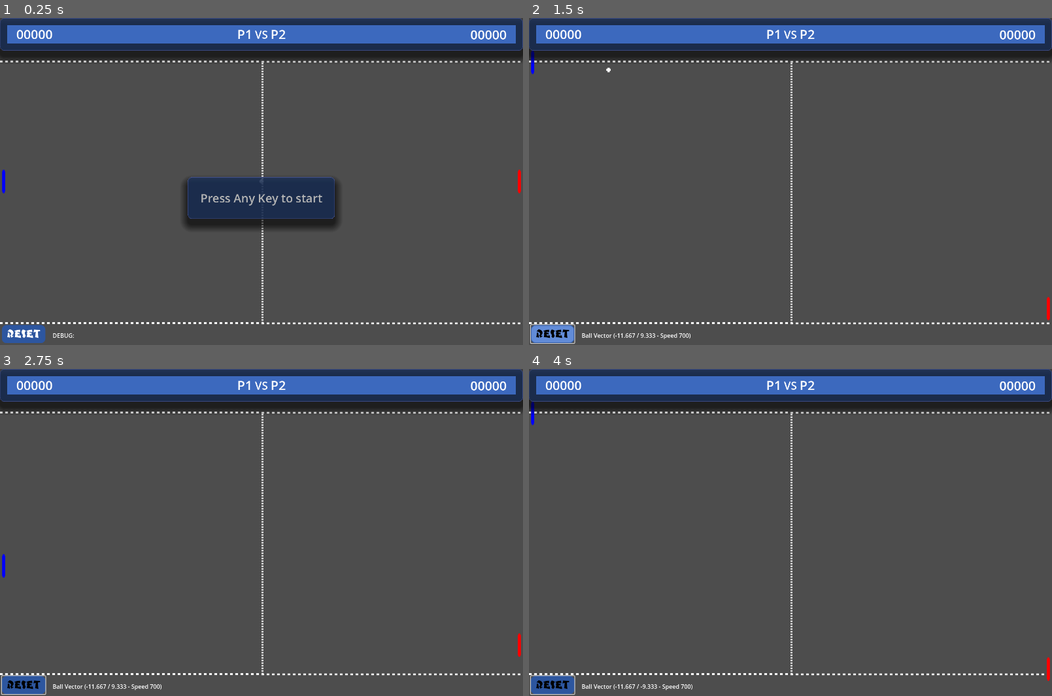
Above: before the commit, frames 1-4 (two rows, left to right).
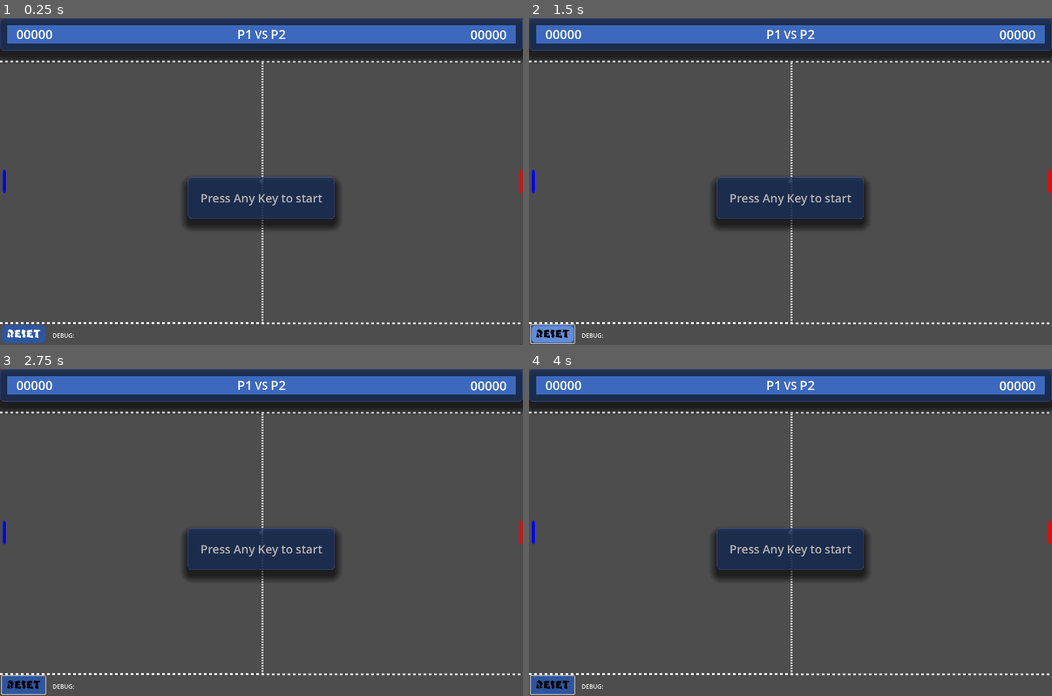
Above: after the commit, the same moments.

Repository: Fox-Alpha/Pong_Godot_4_Multiplayer
Game: Godot game, scene res://scenes/game/pong.tscn
Same seed, same stepped clock (60 frames per second), same inputs: the game is played once before the commit and once after it. This scene is started directly instead of the project's main scene.
Inputs (mouse positions are in pixels of both pictures, inside the frame that each line leads up to):
- Up to frame 1 (0.25 s): no input
- Up to frame 2 (1.5 s): tap Enter at 0.5 s; move the mouse to (790, 197) at 0.52 s; hold W (p1_up) 0.53-1.25 s; hold Down (p2_down) 0.53-1.25 s; click (790, 197) at 0.67 s; click "RESET" at 1.25 s
- Up to frame 3 (2.75 s): move the mouse to (156, 548) at 2.02 s; hold S (p1_down) from 2.03 s (still down); tap Up (p2_up) at 2.1 s
- Up to frame 4 (4 s): move the mouse to (842, 460) at 2.77 s; release S (p1_down) at 2.78 s; hold Down (p2_down) 2.78-3.53 s; hold W (p1_up) from 2.78 s (still down); move the mouse to (764, 597) at 3.52 s; tap Up (p2_up) at 3.6 s; click (764, 597) at 3.67 s

The runs differ from the first frame. In frame 1, less than 0.1% of the frame differs, in the area x 0-100%, y 46-54%; in frame 2, 4.9%, in the area x 0-100%, y 10-99%; in frame 3, 4.9%; in frame 4, 4.9%.
Error in both runs: Invalid access to property or key 'Left_Player_Scored' on a base object of type 'Nil'. (res://scenes/game/ingame_ui/ui.gd:35)

Commit message:
Chg: register signal changing game state in _enter_tree()

Diff:
--- a/scenes/game/pong.gd
+++ b/scenes/game/pong.gd
@@ -13,7 +13,6 @@
 
 #region Engin Oberloads
 func _ready() -> void:
-	Game.Game_State_Changed.connect(_Game_State_Has_Changed, CONNECT_DEFERRED)
 	print("Pong Szene => _ready()")
 	await get_tree().process_frame
 	print("Pong Szene => _ready() => Awaited Frame set next GameState")
@@ -21,8 +20,9 @@
 
 
 func _enter_tree() -> void:
+	print("Pong Szene => _enter_tree()")
+	Game.Game_State_Changed.connect(_Game_State_Has_Changed, CONNECT_DEFERRED)
 	Game.Game_State_Changed.emit(Game.GameStates.GAMEINITIALIZING)
-	print("Pong Szene => _enter_tree()")
 
 
 func _input(event):
@@ -64,7 +64,6 @@
 			pass
 		Game.GameStates.GAMEINITIALIZED:
 			_Connect_Signals()
-			Game.Game_State_Changed.emit(Game.GameStates.GAMEWAITFORSTART)
 			pass
 		Game.GameStates.GAMEWAITFORSTART:
 			pass
@@ -91,8 +90,6 @@
 
 #region SignalMethods
 func Score(_score :int):
-	#Game.waitForNextRound = true
-	Game.Game_State_Changed.emit(Game.GameStates.GAMEWAITFORSTART)
 	pass
 
 
